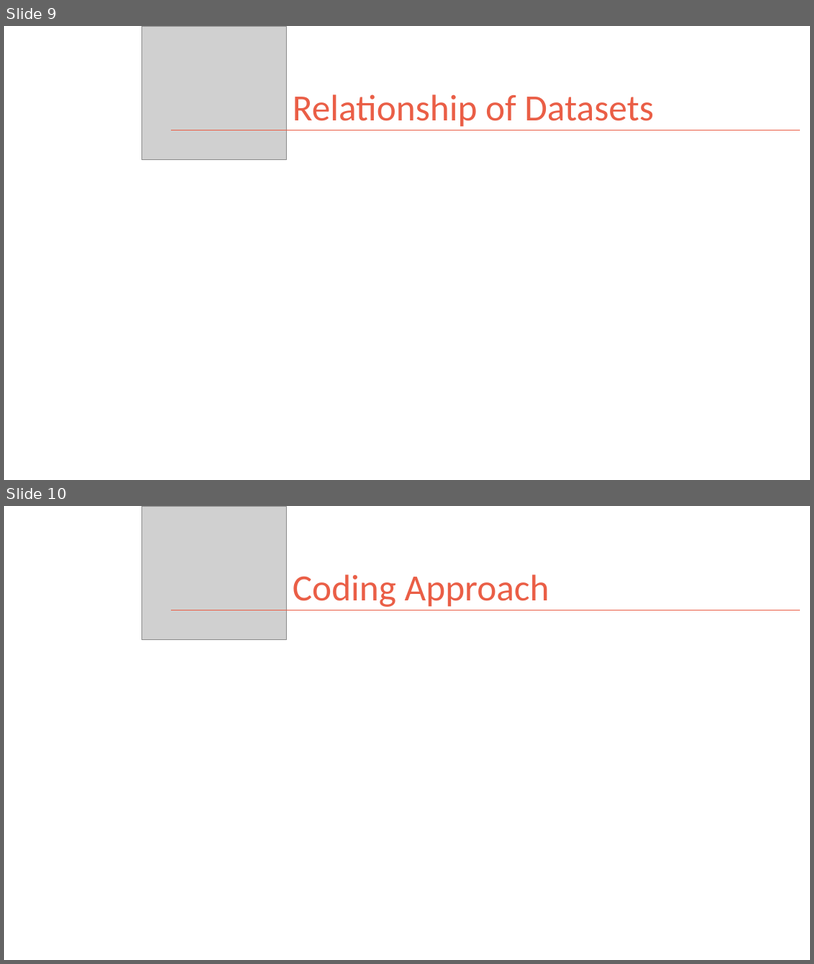
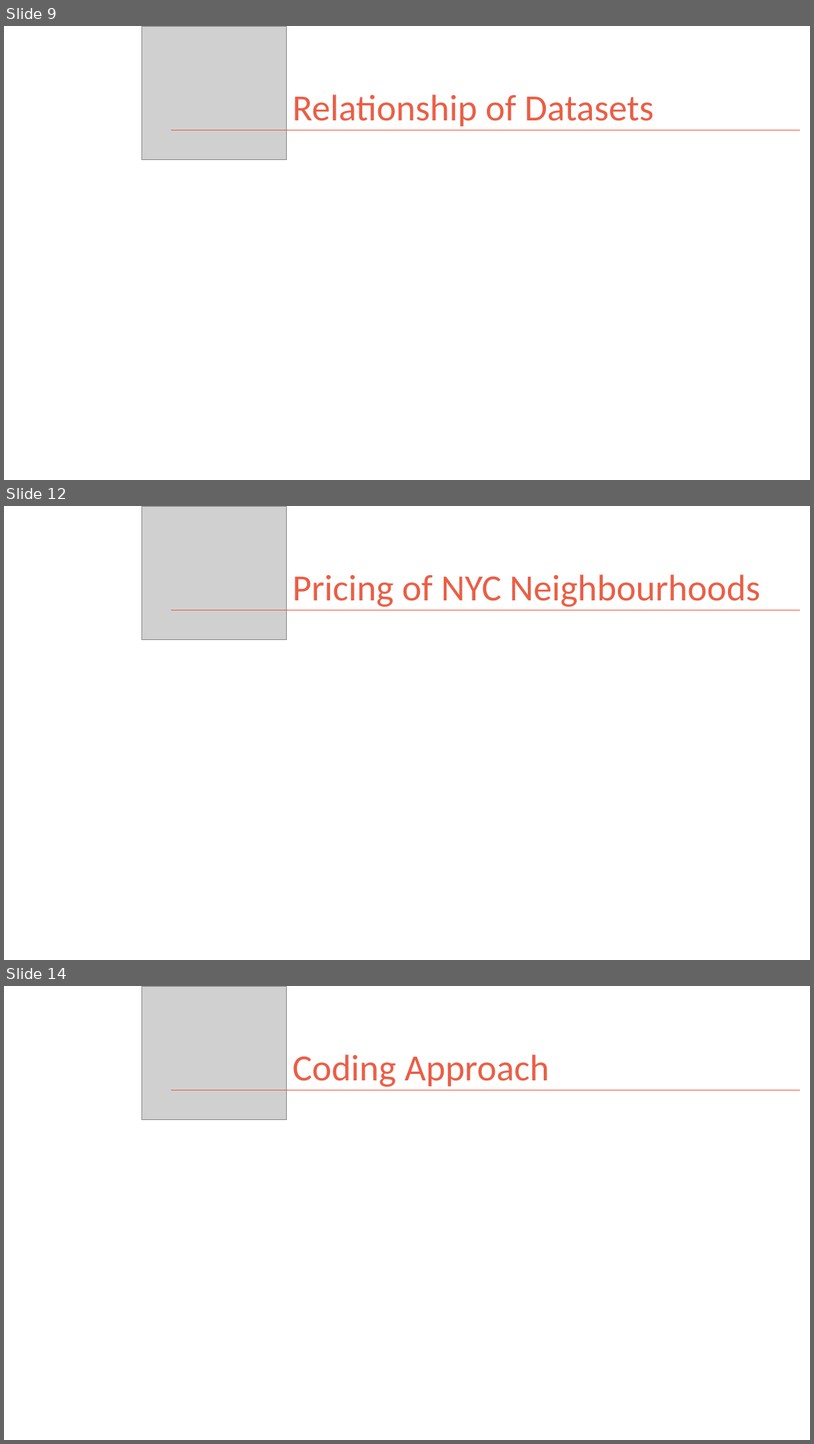
Before and after one commit to kman4/Airbnb_analysis_NYC, a slide deck: Airbnb NYC Analysis Presentation Deck.pptx. Shown one above the other, each under a label of ours: slides 9 and 10 before the commit, slides 9, 12 and 14 after it; the slides between them are not shown. The pictures are 814x964 and 814x1444 pixels, drawn with LibreOffice and Linux fonts; fonts in the diff are those of the drawing; grey boxes stand for pictures. Boxes give left, top, right and bottom in pixels: in the first picture for what was removed or moved away, otherwise in the second. Text is boxed around its words. In the diff, an @@ line names an element or a change of style, - is before the commit and + after.

```diff
--- a/Airbnb NYC Analysis Presentation Deck.pptx
+++ b/Airbnb NYC Analysis Presentation Deck.pptx
@@ slide 12 added at (x1=4, y1=506, x2=810, y2=960), background #FFFFFF @@
@@ picture added at (x1=142, y1=506, x2=286, y2=640) @@
@@ title added at (x1=293, y1=574, x2=761, y2=607), 44 pt, text #EA5E46 @@
+Pricing of NYC Neighbourhoods
@@ line added from (171, 610) to (801, 610), #EA5E46 1 pt @@
@@ what was slide 10 is now slide 14 @@
```
Also in this commit, not shown: 3 slides changed, 2 other slides added, 1 slide removed.
